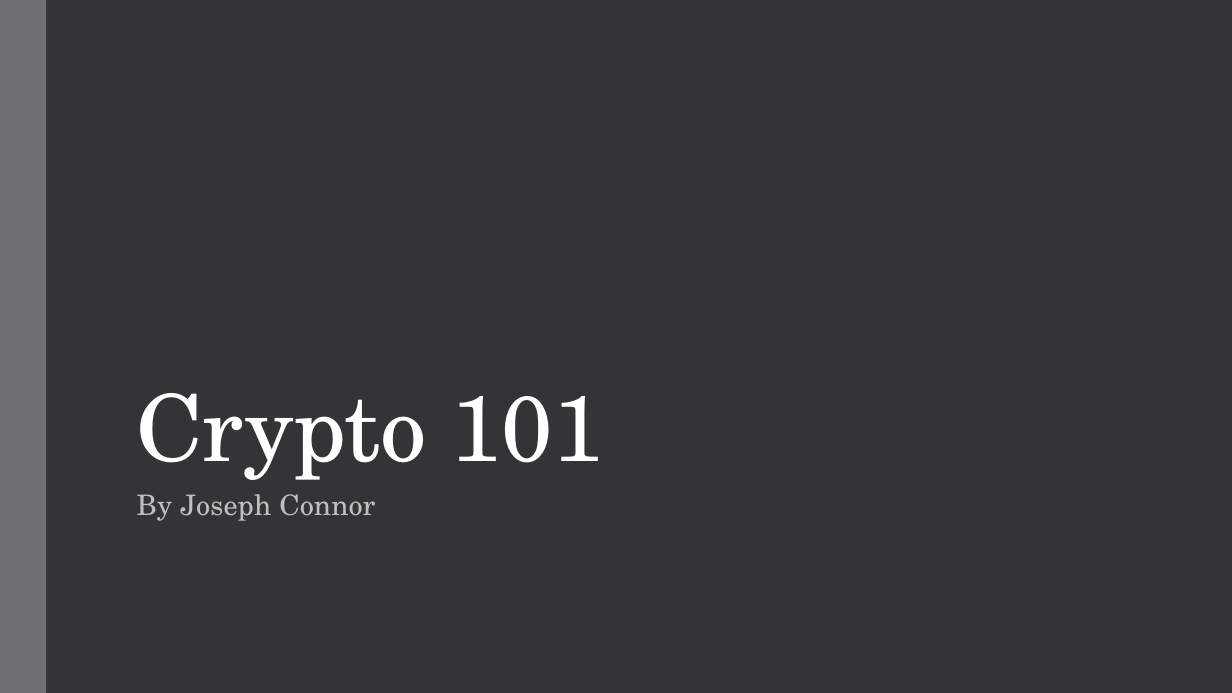
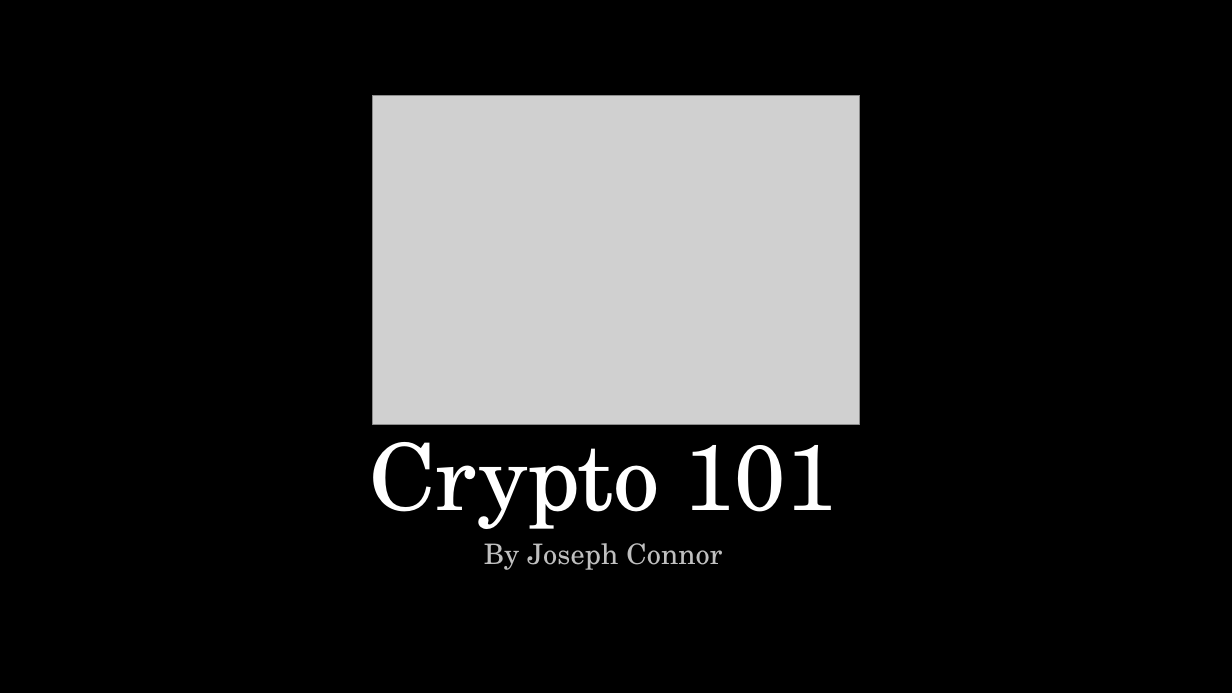
Before and after one commit to hackutk/historical-crypto, a slide deck: slide 1 of Crypto-101.pptx. Drawn at 1232x693 pixels with LibreOffice and Linux fonts; fonts in the diff are those of the drawing; grey boxes stand for pictures. Boxes give left, top, right and bottom in pixels: in the first picture for what was removed or moved away, otherwise in the second. Text is boxed around its words. In the diff, an @@ line names an element or a change of style, - is before the commit and + after.

Commit message:
Reformat title page

```diff
--- a/Crypto-101.pptx
+++ b/Crypto-101.pptx
@@ background #353537 to #000000 @@
@@ rectangle removed at <box>0,0,46,693</box> @@
@@ picture added at <box>372,95,860,424</box> @@
@@ title "Crypto 101" at <box>370,419,837,529</box>: alignment left to centre @@
@@ title "Crypto 101": place and size @@
-title "Crypto 101" at <box>137,393,604,480</box>
+title "Crypto 101" at <box>370,419,837,529</box>
@@ subtitle "By Joseph Connor": place and size @@
-subtitle "By Joseph Connor" at <box>137,494,375,521</box>
+subtitle "By Joseph Connor" at <box>484,543,722,570</box>
@@ subtitle "By Joseph Connor" at <box>484,543,722,570</box>: alignment left to centre @@
```
Also in this commit, not shown: 1 other slide changed.
